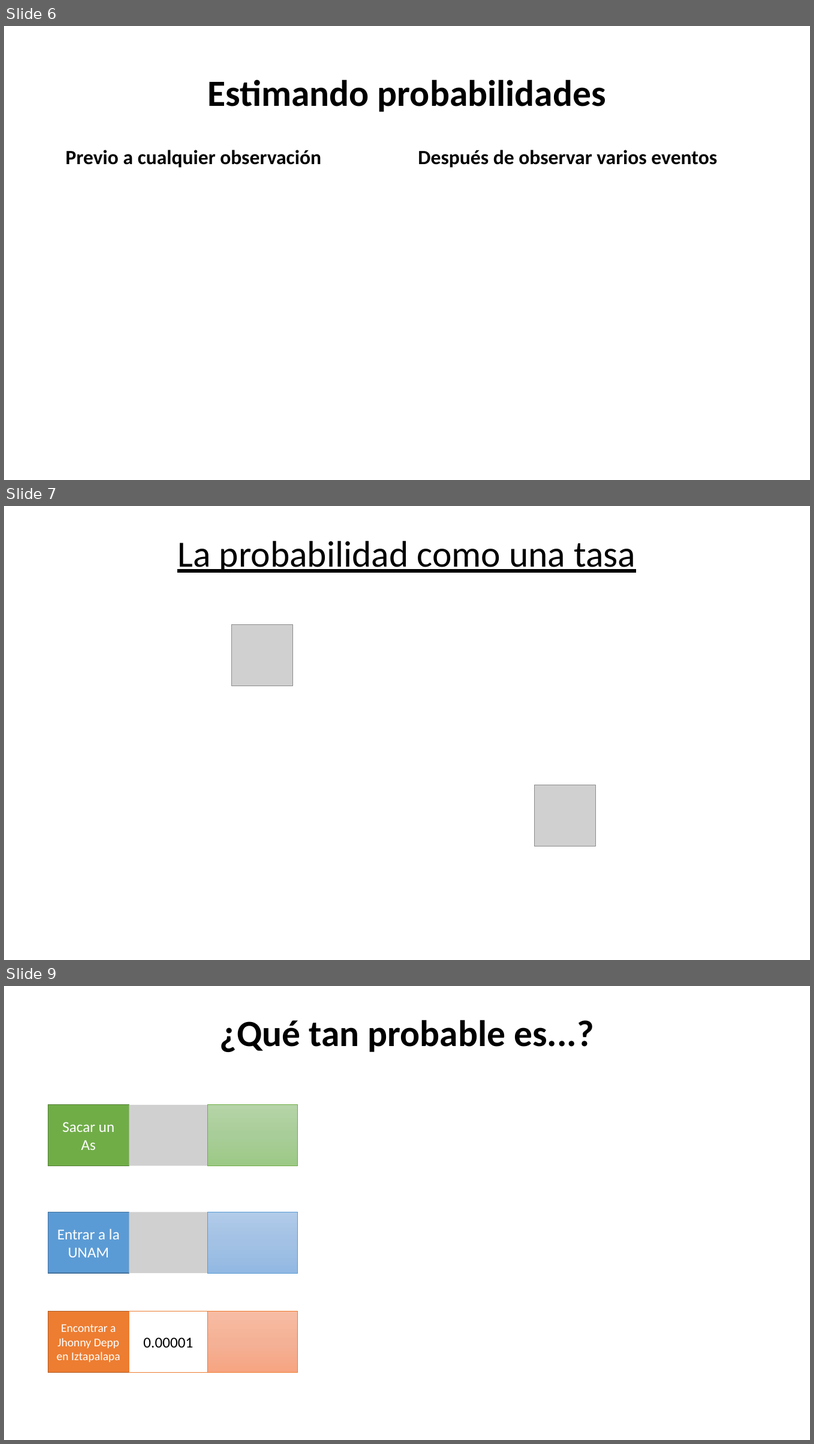
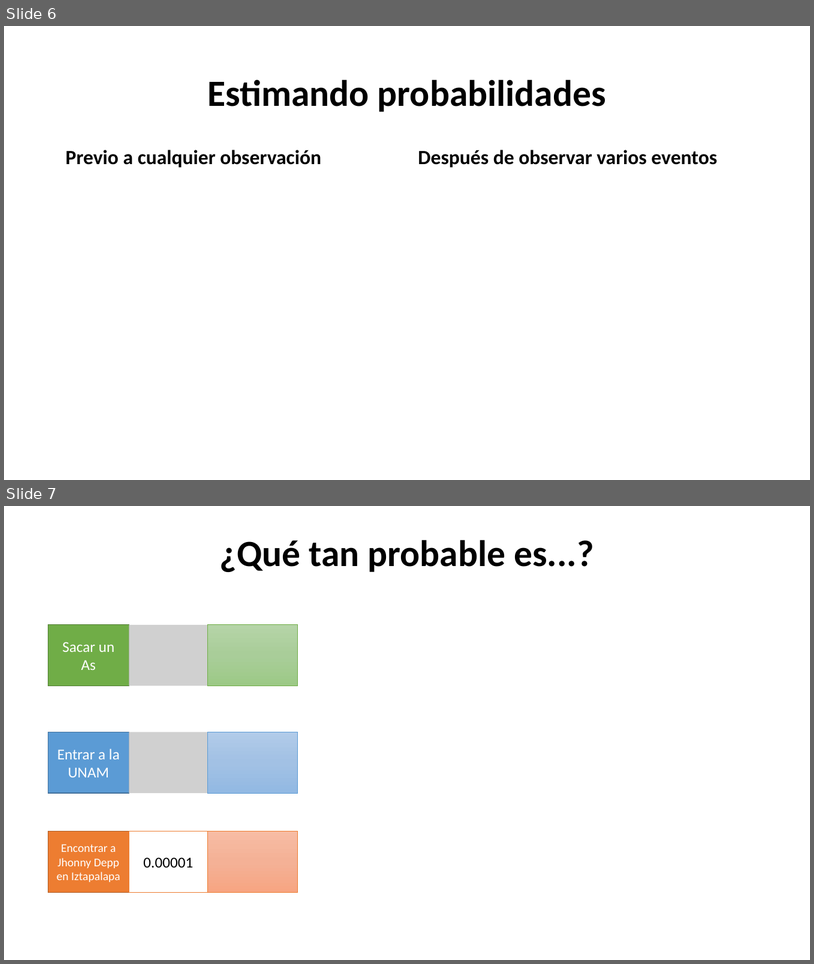
Before and after one commit to Adrifelcha/Adrifelcha, a slide deck: Tesis/Presentaciones/ACA2017_InferenciaProbabilisticaBayesiana.pptx. Shown one above the other, each under a label of ours: slides 6, 7 and 9 before the commit, slides 6 and 7 after it; the slides between them are not shown. The pictures are 814x1444 and 814x964 pixels, drawn with LibreOffice and Linux fonts; fonts in the diff are those of the drawing; grey boxes stand for pictures. Boxes give left, top, right and bottom in pixels: in the first picture for what was removed or moved away, otherwise in the second. Text is boxed around its words. In the diff, an @@ line names an element or a change of style, - is before the commit and + after.

```diff
--- a/Tesis/Presentaciones/ACA2017_InferenciaProbabilisticaBayesiana.pptx
+++ b/Tesis/Presentaciones/ACA2017_InferenciaProbabilisticaBayesiana.pptx
@@ slide 7 removed at (4, 506, 810, 960), background #FFFFFF @@
@@ title removed at (177, 541, 636, 573) @@
-La probabilidad como una tasa
@@ picture removed at (232, 624, 293, 685) @@
@@ picture removed at (534, 784, 596, 846) @@
@@ what was slide 9 is now slide 7 @@
```
Also in this commit, not shown: 2 other slides removed, 1 other file.
